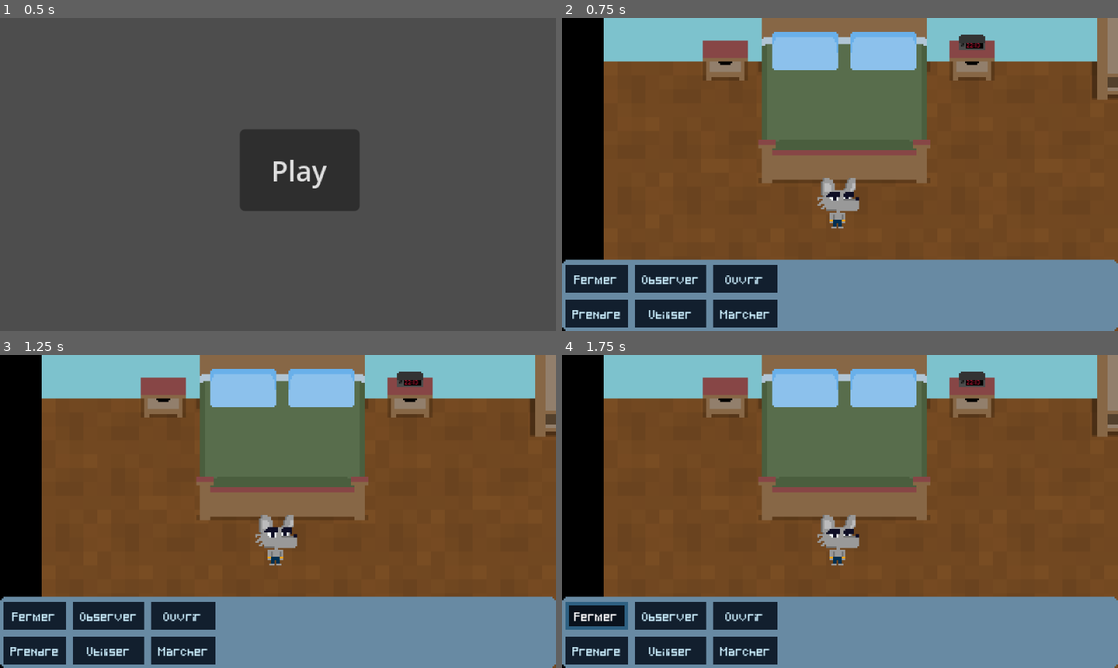
Above: before the commit, frames 1-4 (two rows, left to right).
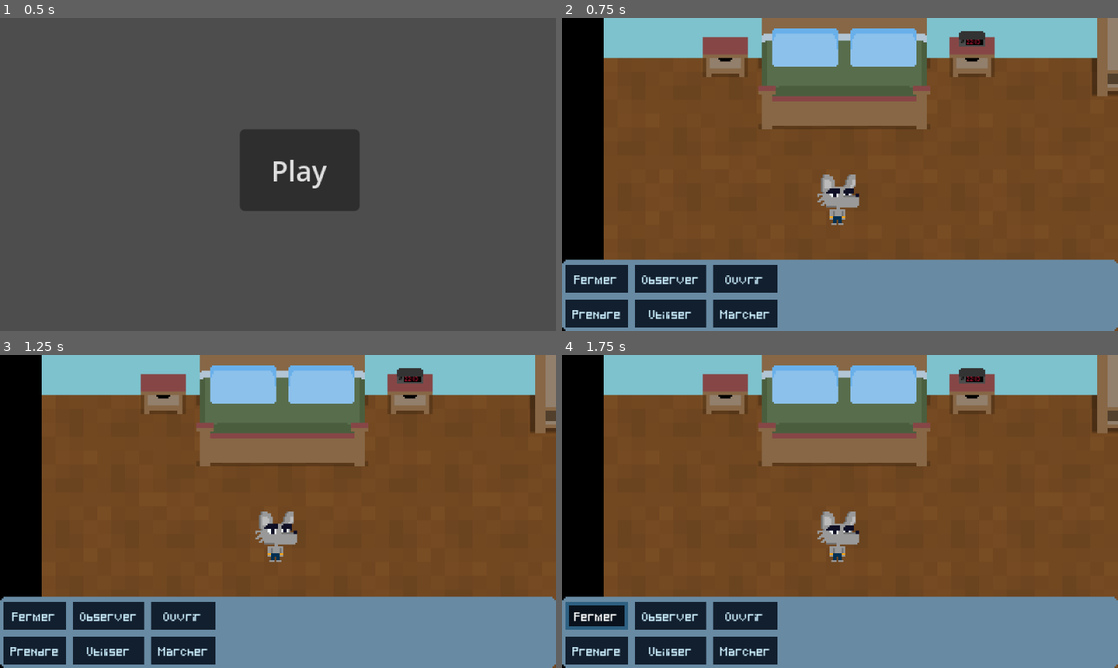
Above: after the commit, the same moments.

Repository: imikado/dupotLittleEscape2
Game: Godot game, scene res://screens/menu.tscn
Same seed, same stepped clock (60 frames per second), same inputs: the game is played once before the commit and once after it.
Inputs:
- Up to frame 1 (0.5 s): no input
- Up to frame 2 (0.75 s): click "Play" at 0.5 s
- Up to frame 3 (1.25 s): no input
- Up to frame 4 (1.75 s): click "Fermer" at 1.25 s

Frame 1 is identical in both runs. In frame 2, 11% of the frame differs, in the area x 7-100%, y 3-68%; in frame 3, 11%; in frame 4, 11%.

Commit message:
upd

Diff:
--- a/game/abstracts/furniture_abstract.gd
+++ b/game/abstracts/furniture_abstract.gd
@@ -1,8 +1,9 @@
 extends Node
 class_name FurnitureAbstract
 
-const STATE_OPENED="opened"
-const STATE_LOCKED="locked"
+const STATE_OPENED = "opened"
+const STATE_LOCKED = "locked"
+const STATE_HAS_ITEM = "hasItem"
 
 const STATE_YES = "yes"
 const STATE_NO = "no"
@@ -78,21 +79,28 @@
 func get_current_room() -> String:
 	return GlobalGame.get_current_room()
 
-func is_state_opened()->bool:
-	return is_state_value(STATE_OPENED,STATE_YES,STATE_NO)
+#state
+func is_opened_state() -> bool:
+	return is_state_value(STATE_OPENED, STATE_YES, STATE_NO)
 
-func set_state_opened():
-	set_state_value(STATE_OPENED,STATE_YES)
+func set_opened_state():
+	set_state_value(STATE_OPENED, STATE_YES)
 
-func set_state_closed():
-	set_state_value(STATE_OPENED,STATE_NO)
+func set_closed_state():
+	set_state_value(STATE_OPENED, STATE_NO)
 
 
-func is_state_locked()->bool:
-	return	is_state_value(STATE_LOCKED,STATE_YES,STATE_YES)
+func is_locked_state() -> bool:
+	return is_state_value(STATE_LOCKED, STATE_YES, STATE_YES)
 
-func set_state_locked():
-	set_state_value(STATE_LOCKED,STATE_YES)
+func set_locked_state():
+	set_state_value(STATE_LOCKED, STATE_YES)
 
-func set_state_unlocked():
-	set_state_value(STATE_LOCKED,STATE_NO)
+func set_unlocked_state():
+	set_state_value(STATE_LOCKED, STATE_NO)
+
+func has_item_state() -> bool:
+	return is_state_value(STATE_HAS_ITEM, STATE_YES, STATE_YES)
+
+func remove_item_state():
+	set_state_value(STATE_HAS_ITEM, STATE_NO)
--- a/game/abstracts/room_abstract.gd
+++ b/game/abstracts/room_abstract.gd
@@ -53,5 +53,5 @@
 		return
 	if event is InputEventMouseButton and event.button_index == MOUSE_BUTTON_LEFT and event.pressed:
 		_player.start_move()
-		GlobalPlayer.stop_action()
-		stop_blinking()
+		#GlobalPlayer.stop_action()
+		#stop_blinking()
--- a/game/actors/player/player.gd
+++ b/game/actors/player/player.gd
@@ -45,14 +45,14 @@
 	GlobalEvents.player_say.connect(say)
 	GlobalEvents.refresh_inventory.connect(load_item_button_list)
 
-func set_target_position(target_position:Vector2):
-	target_mouse_position=target_position
+func set_target_position(target_position: Vector2):
+	target_mouse_position = target_position
 
 func say(message: String):
 	panel.visible = true
 	panel_label.text = message
 
-	await get_tree().create_timer(2.0).timeout
+	await get_tree().create_timer(3.0).timeout
 	panel.visible = false
 
 
@@ -98,7 +98,7 @@
 
 	for itemLoop: String in GlobalPlayer.get_item_list_in_inventory():
 		var new_button_loop: Button = Button.new()
-		new_button_loop.custom_minimum_size = Vector2(20,20)
+		new_button_loop.custom_minimum_size = Vector2(20, 20)
 
 		new_button_loop.toggle_mode = true
 
--- a/game/actors/player/player.tscn
+++ b/game/actors/player/player.tscn
@@ -121,7 +121,7 @@
 libraries/ = SubResource("AnimationLibrary_p81wk")
 
 [node name="Camera2D" type="Camera2D" parent="." unique_id=2115383334]
-position = Vector2(0, -15)
+position = Vector2(0, -13)
 position_smoothing_enabled = true
 
 [node name="CollisionShape2D" type="CollisionShape2D" parent="." unique_id=154326777]
--- a/game/rooms/bedroom.tscn
+++ b/game/rooms/bedroom.tscn
@@ -9,6 +9,7 @@
 [ext_resource type="PackedScene" uid="uid://boat3h7ktttq5" path="res://game/rooms/bedroom/cupboard.tscn" id="4_gc77d"]
 [ext_resource type="PackedScene" uid="uid://cscfcqbbxuri8" path="res://game/rooms/shared/door.tscn" id="4_mokrw"]
 [ext_resource type="PackedScene" uid="uid://dpiojq37ufg3k" path="res://game/actors/player/player.tscn" id="6_rvnao"]
+[ext_resource type="PackedScene" uid="uid://cd8l7xs52lvc0" path="res://game/rooms/bedroom/painting.tscn" id="9_puh2o"]
 
 [sub_resource type="TileSetAtlasSource" id="TileSetAtlasSource_mxlwq"]
 texture = ExtResource("1_rvnao")
@@ -70,7 +71,6 @@
 
 [node name="BedsideTable" parent="furnitures" unique_id=1810283172 instance=ExtResource("3_a4oly")]
 position = Vector2(-397, 64)
-has_clue = true
 
 [node name="BedsideTable2" parent="furnitures" unique_id=540798414 instance=ExtResource("3_a4oly")]
 position = Vector2(-255, 64)
@@ -78,6 +78,9 @@
 
 [node name="Cupboard" parent="furnitures" unique_id=1262327595 instance=ExtResource("4_gc77d")]
 position = Vector2(-131, 25)
+
+[node name="painting" parent="furnitures" unique_id=1550004482 instance=ExtResource("9_puh2o")]
+position = Vector2(-359, -32)
 
 [node name="Player" parent="." unique_id=1969420018 instance=ExtResource("6_rvnao")]
 position = Vector2(136, 272)
--- a/game/rooms/bedroom/bed.tscn
+++ b/game/rooms/bedroom/bed.tscn
@@ -4,7 +4,7 @@
 [ext_resource type="Script" uid="uid://bhho4t1h2w1ky" path="res://game/rooms/bedroom/bed.gd" id="1_y8pkj"]
 
 [sub_resource type="RectangleShape2D" id="RectangleShape2D_oaiff"]
-size = Vector2(99, 87)
+size = Vector2(99, 58)
 
 [node name="Bed" type="Node2D" unique_id=1980249435 node_paths=PackedStringArray("_sprite", "_control")]
 script = ExtResource("1_y8pkj")
@@ -20,7 +20,7 @@
 [node name="StaticBody2D" type="StaticBody2D" parent="." unique_id=1589074891]
 
 [node name="CollisionShape2D" type="CollisionShape2D" parent="StaticBody2D" unique_id=163578021]
-position = Vector2(21.5, 33.5)
+position = Vector2(21.5, 19)
 shape = SubResource("RectangleShape2D_oaiff")
 
 [node name="Control" type="Control" parent="." unique_id=1478921754]
@@ -29,4 +29,4 @@
 offset_left = -29.0
 offset_top = -32.0
 offset_right = 72.0
-offset_bottom = 77.0
+offset_bottom = 48.0
--- a/game/rooms/bedroom/bedside_table.gd
+++ b/game/rooms/bedroom/bedside_table.gd
@@ -37,7 +37,7 @@
 		alarmClock.play()
 		_on_alarm_timer_timeout()
 
-	if is_state_opened():
+	if is_opened_state():
 		var anim: String = ANIM_OPENED
 		if has_clue():
 			anim = ANIM_OPENED_WITH_CLUE
@@ -62,7 +62,7 @@
 
 
 func open_drawer():
-	if is_state_opened():
+	if is_opened_state():
 		GlobalEvents.player_say.emit("Already opened")
 		return
 	var anim: String = ANIM_OPEN
@@ -72,10 +72,10 @@
 		anim = ANIM_OPEN_WITH_CLUE_CLOCK
 
 	animationPlayer.play(anim)
-	set_state_opened()
+	set_opened_state()
 
 func close_drawer():
-	if not is_state_opened():
+	if not is_opened_state():
 		GlobalEvents.player_say.emit("Already closed")
 		return
 	var anim: String = ANIM_CLOSE
@@ -84,7 +84,7 @@
 	elif has_clue_clock():
 		anim = ANIM_CLOSE_WITH_CLUE_CLOCK
 	animationPlayer.play(anim)
-	set_state_closed()
+	set_closed_state()
 
 func on_action_selected(action: String) -> void:
 	if action == GlobalPlayer.ACTION_OPEN:
@@ -92,7 +92,7 @@
 	elif action == GlobalPlayer.ACTION_CLOSE:
 		close_drawer()
 	elif action == GlobalPlayer.ACTION_TAKE:
-		if is_state_opened() and (has_clue() or has_clue_clock()):
+		if is_opened_state() and (has_clue() or has_clue_clock()):
 			player_say("I take this clue")
 			animationPlayer.play(ANIM_OPENED)
 			var item: String
--- a/game/rooms/bedroom/cupboard.gd
+++ b/game/rooms/bedroom/cupboard.gd
@@ -2,9 +2,12 @@
 
 const ANIM_CLOSED = "closed"
 const ANIM_OPENED = "opened"
+const ANIM_OPENED_WITH_KEY = "opened_with_key"
 const ANIM_OPEN = "open"
+const ANIM_OPEN_WITH_KEY = "open_with_key"
 
 @onready var animationPlayer: AnimationPlayer = $AnimationPlayer
+
 
 # Called when the node enters the scene tree for the first time.
 func _ready() -> void:
@@ -12,13 +15,21 @@
 
 	set_id("cupboard")
 
+	var anim:String=""
 	if GlobalGame.has_pending_event(GlobalGame.ASYNC_EVENT_BEDROOM_CUPBOARD_OPEN):
-		animationPlayer.play(ANIM_OPEN)
-	elif is_state_opened():
-		animationPlayer.play(ANIM_OPENED)
+		if has_item_state():
+			anim=ANIM_OPEN_WITH_KEY
+		else:
+			anim=ANIM_OPEN
+	elif is_opened_state():
+		if has_item_state():
+			anim=ANIM_OPENED_WITH_KEY
+		else:
+			anim=ANIM_OPENED
 	else:
-		animationPlayer.play(ANIM_CLOSED)
+		anim=ANIM_CLOSED
 
+	animationPlayer.play(anim)
 
 	pass # Replace with function body.
 
@@ -28,17 +39,17 @@
 
 func close_doors():
 	animationPlayer.play_backwards("open")
-
+	set_closed_state()
 	pass
 
 func on_action_selected(action: String) -> void:
 	if action == GlobalPlayer.ACTION_OPEN:
-		if is_state_opened():
+		if is_opened_state():
 			player_say('Cupboard already opened')
 			return
 		open_padlock_window()
 	elif action == GlobalPlayer.ACTION_CLOSE:
-		if not is_state_opened():
+		if not is_opened_state():
 			player_say('Cupboard already closed')
 			return
 
@@ -46,5 +57,12 @@
 
 	elif action == GlobalPlayer.ACTION_OBSERVE:
 		player_say("It is a cupboard, maybe something inside ?")
+
+	elif is_opened_state() and action==GlobalPlayer.ACTION_TAKE and has_item_state():
+		GlobalPlayer.add_item_in_inventory(GlobalGame.ITEM_BEDROOM_KEY)
+		remove_item_state()
+
+		animationPlayer.play(ANIM_OPENED)
+
 	else:
 		player_say("I don't think so")
--- a/game/rooms/bedroom/cupboard.tscn
+++ b/game/rooms/bedroom/cupboard.tscn
@@ -2,6 +2,7 @@
 
 [ext_resource type="Script" uid="uid://bm52bj8fa347c" path="res://game/rooms/bedroom/cupboard.gd" id="1_xicjv"]
 [ext_resource type="Texture2D" uid="uid://bbkk2glkufmol" path="res://game/rooms/bedroom/cupboard_open.png" id="2_xicjv"]
+[ext_resource type="Texture2D" uid="uid://be1kvbrbyas77" path="res://game/rooms/bedroom/cupboard_with_key_open.png" id="3_elxs7"]
 
 [sub_resource type="Animation" id="Animation_xicjv"]
 length = 0.001
@@ -121,6 +122,46 @@
 "values": [0, 1, 2, 3, 4]
 }
 
+[sub_resource type="Animation" id="Animation_fqhxd"]
+resource_name = "open_with_key"
+length = 1.5
+tracks/0/type = "value"
+tracks/0/imported = false
+tracks/0/enabled = true
+tracks/0/path = NodePath("CupboardOpen:texture")
+tracks/0/interp = 1
+tracks/0/loop_wrap = true
+tracks/0/keys = {
+"times": PackedFloat32Array(0),
+"transitions": PackedFloat32Array(1),
+"update": 1,
+"values": [ExtResource("3_elxs7")]
+}
+tracks/1/type = "value"
+tracks/1/imported = false
+tracks/1/enabled = true
+tracks/1/path = NodePath("CupboardOpen:hframes")
+tracks/1/interp = 1
+tracks/1/loop_wrap = true
+tracks/1/keys = {
+"times": PackedFloat32Array(0),
+"transitions": PackedFloat32Array(1),
+"update": 1,
+"values": [5]
+}
+tracks/2/type = "value"
+tracks/2/imported = false
+tracks/2/enabled = true
+tracks/2/path = NodePath("CupboardOpen:frame")
+tracks/2/interp = 1
+tracks/2/loop_wrap = true
+tracks/2/keys = {
+"times": PackedFloat32Array(0, 0.43333334, 0.56666666, 0.73333335, 0.8666667),
+"transitions": PackedFloat32Array(1, 1, 1, 1, 1),
+"update": 1,
+"values": [0, 1, 2, 3, 4]
+}
+
 [sub_resource type="Animation" id="Animation_e1fio"]
 resource_name = "opened"
 tracks/0/type = "value"
@@ -134,6 +175,45 @@
 "transitions": PackedFloat32Array(1),
 "update": 1,
 "values": [ExtResource("2_xicjv")]
+}
+tracks/1/type = "value"
+tracks/1/imported = false
+tracks/1/enabled = true
+tracks/1/path = NodePath("CupboardOpen:hframes")
+tracks/1/interp = 1
+tracks/1/loop_wrap = true
+tracks/1/keys = {
+"times": PackedFloat32Array(0),
+"transitions": PackedFloat32Array(1),
+"update": 1,
+"values": [5]
+}
+tracks/2/type = "value"
+tracks/2/imported = false
+tracks/2/enabled = true
+tracks/2/path = NodePath("CupboardOpen:frame")
+tracks/2/interp = 1
+tracks/2/loop_wrap = true
+tracks/2/keys = {
+"times": PackedFloat32Array(0),
+"transitions": PackedFloat32Array(1),
+"update": 1,
+"values": [4]
+}
+
+[sub_resource type="Animation" id="Animation_pilkp"]
+resource_name = "opened_with_key"
+tracks/0/type = "value"
+tracks/0/imported = false
+tracks/0/enabled = true
+tracks/0/path = NodePath("CupboardOpen:texture")
+tracks/0/interp = 1
+tracks/0/loop_wrap = true
+tracks/0/keys = {
+"times": PackedFloat32Array(0),
+"transitions": PackedFloat32Array(1),
+"update": 1,
+"values": [ExtResource("3_elxs7")]
 }
 tracks/1/type = "value"
 tracks/1/imported = false
@@ -165,7 +245,9 @@
 &"RESET": SubResource("Animation_xicjv"),
 &"closed": SubResource("Animation_elxs7"),
 &"open": SubResource("Animation_cjtnu"),
-&"opened": SubResource("Animation_e1fio")
+&"open_with_key": SubResource("Animation_fqhxd"),
+&"opened": SubResource("Animation_e1fio"),
+&"opened_with_key": SubResource("Animation_pilkp")
 }
 
 [sub_resource type="RectangleShape2D" id="RectangleShape2D_enc72"]
--- /dev/null
+++ b/game/rooms/bedroom/painting.gd
@@ -0,0 +1,5 @@
+extends FurnitureAbstract
+
+
+func _ready() -> void:
+	super()
--- /dev/null
+++ b/game/rooms/bedroom/painting.tscn
@@ -0,0 +1,20 @@
+[gd_scene format=3 uid="uid://cd8l7xs52lvc0"]
+
+[ext_resource type="Texture2D" uid="uid://d0ia4ffka6665" path="res://game/rooms/bedroom/paintingSmall.png" id="1_ai5ou"]
+[ext_resource type="Script" uid="uid://c4v75xy7u31is" path="res://game/rooms/bedroom/painting.gd" id="1_idyp6"]
+
+[node name="painting" type="Node2D" unique_id=1550004482 node_paths=PackedStringArray("_sprite", "_control")]
+script = ExtResource("1_idyp6")
+_sprite = NodePath("PaintingSmall")
+_control = NodePath("Control")
+
+[node name="PaintingSmall" type="Sprite2D" parent="." unique_id=536182545]
+position = Vector2(32.000008, 36.000004)
+scale = Vector2(0.2, 0.2)
+texture = ExtResource("1_ai5ou")
+
+[node name="Control" type="Control" parent="." unique_id=1904604437]
+layout_mode = 3
+anchors_preset = 0
+offset_right = 62.0
+offset_bottom = 68.0
--- a/game/rooms/bedroom/window/cupboard_pad_lock_window.gd
+++ b/game/rooms/bedroom/window/cupboard_pad_lock_window.gd
@@ -63,8 +63,8 @@
 
 func check_code():
 	if code == PASSWORD:
-		set_state_unlocked()
-		set_state_opened()
+		set_unlocked_state()
+		set_opened_state()
 		GlobalGame.set_pending_event(GlobalGame.ASYNC_EVENT_BEDROOM_CUPBOARD_OPEN)
 
 		GlobalGame.go_to_previous_room()
--- a/game/shared/item_show.gd
+++ b/game/shared/item_show.gd
@@ -1,6 +1,6 @@
 extends Control
 
-@onready var sprite: Sprite2D = $CenterContainer/Sprite2D
+@onready var sprite: TextureRect = $CenterContainer/TextureRect
 
 # Called when the node enters the scene tree for the first time.
 func _ready() -> void:
--- a/game/shared/item_show.tscn
+++ b/game/shared/item_show.tscn
@@ -21,14 +21,17 @@
 grow_horizontal = 2
 grow_vertical = 2
 
-[node name="Sprite2D" type="Sprite2D" parent="CenterContainer" unique_id=1181955924]
+[node name="TextureRect" type="TextureRect" parent="CenterContainer" unique_id=610292663]
+layout_mode = 2
 
 [node name="CloseButton" type="Button" parent="." unique_id=152019025]
-layout_mode = 0
-offset_left = 147.0
-offset_top = 82.0
-offset_right = 173.0
-offset_bottom = 98.0
+layout_mode = 1
+anchors_preset = 1
+anchor_left = 1.0
+anchor_right = 1.0
+offset_left = -26.0
+offset_bottom = 16.0
+grow_horizontal = 0
 theme = ExtResource("1_lnr6l")
 text = "close"
 
Binary file added: game/rooms/bedroom/cupboard_with_key_open.png
Not shown, added: game/rooms/bedroom/cupboard_with_key_open.png.import
Binary file changed: game/rooms/bedroom/furnitures.png
Not shown, added: game/rooms/bedroom/painting.gd.uid
Binary file added: game/rooms/bedroom/painting.png
Not shown, added: game/rooms/bedroom/painting.png.import
Binary file added: game/rooms/bedroom/paintingSmall.png
Not shown, added: game/rooms/bedroom/paintingSmall.png.import
